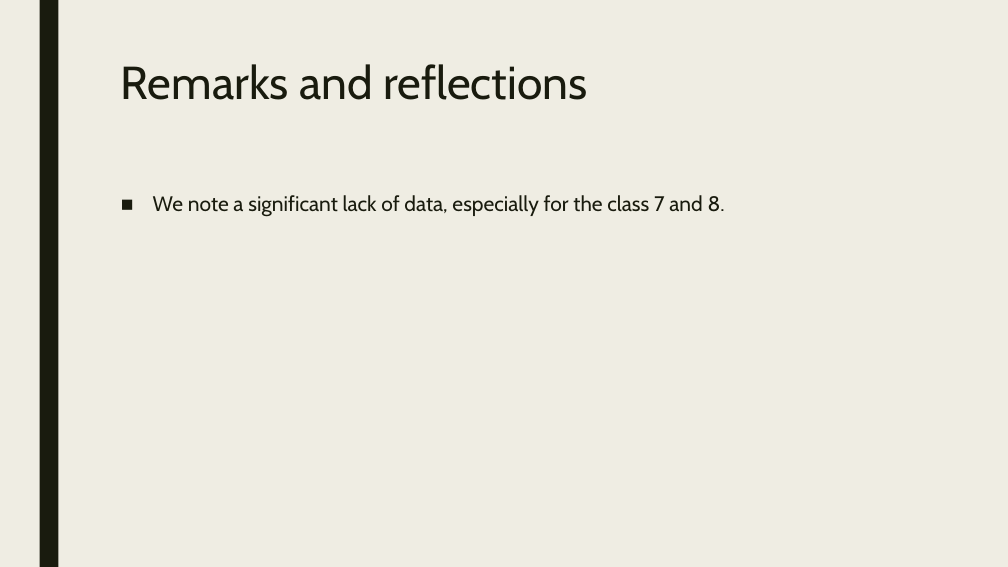
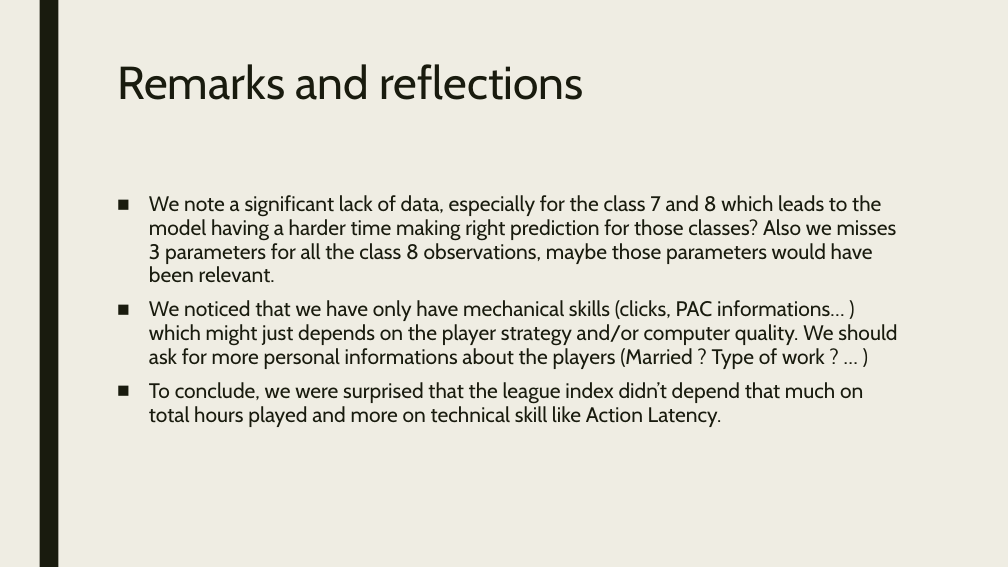
Before and after one commit to VictorGoubet/Dataset-Analysis, a slide deck: slide 9 of Powerpoint.pptx. Drawn at 1008x567 pixels with LibreOffice and Linux fonts; fonts in the diff are those of the drawing. Boxes give left, top, right and bottom in pixels: in the first picture for what was removed or moved away, otherwise in the second. Text is boxed around its words. In the diff, an @@ line names an element or a change of style, - is before the commit and + after.

```diff
--- a/Powerpoint.pptx
+++ b/Powerpoint.pptx
@@ title "Remarks and reflections": place and size @@
-title "Remarks and reflections" at bbox=[121, 64, 587, 100]
+title "Remarks and reflections" at bbox=[117, 64, 584, 100]
@@ text at bbox=[149, 195, 897, 427]: text changed @@
-■ We note a significant lack of data, especially for the class 7 and 8.
+■ We note a significant lack of data, especially for the class 7 and 8 which leads to the model having a harder time making right prediction for those classes? Also we misses 3 parameters for all the class 8 observations, maybe those parameters would have been relevant.
+■ We noticed that we have only have mechanical skills (clicks, PAC informations… ) which might just depends on the player strategy and/or computer quality. We should ask for more personal informations about the players (Married ? Type of work ? … )
+■ To conclude, we were surprised that the league index didn’t depend that much on total hours played and more on technical skill like Action Latency.
```
Also in this commit, not shown: 8 other slides changed.
